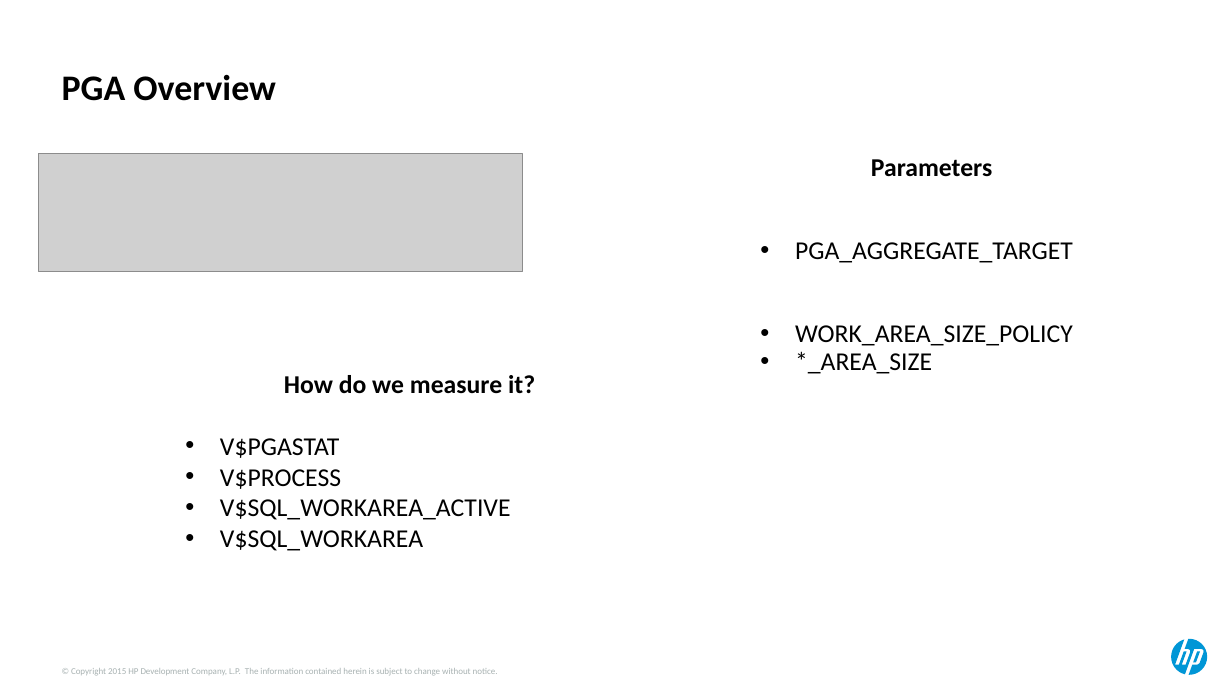
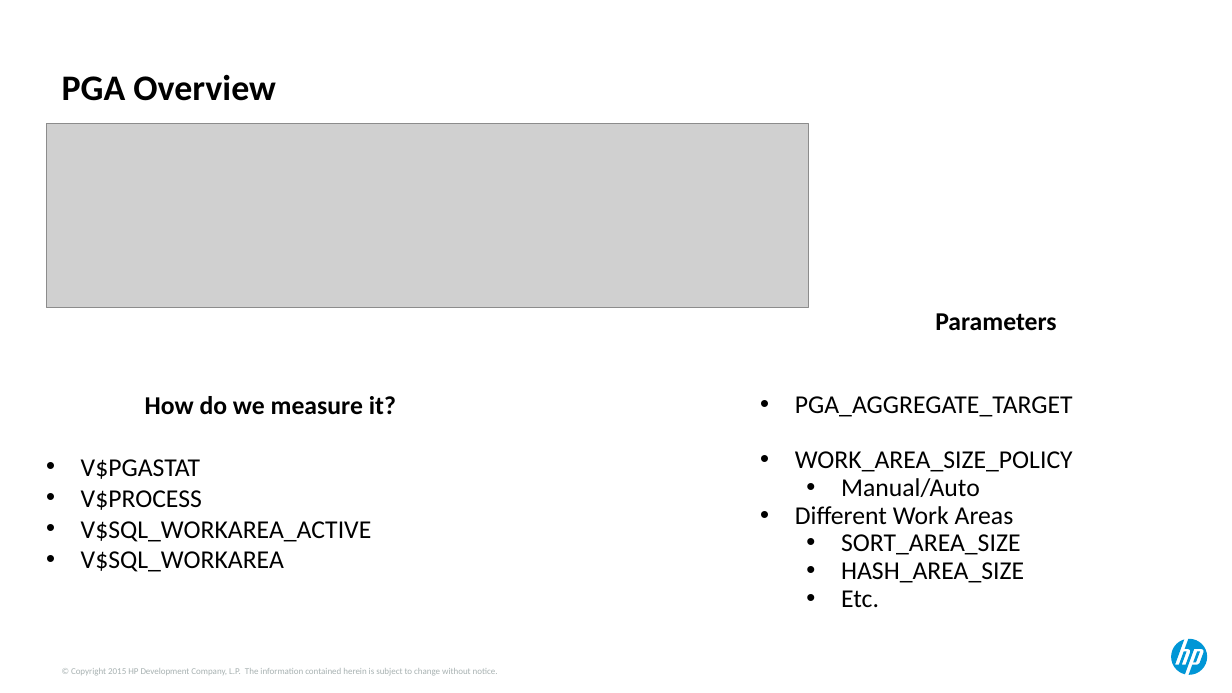
Before and after one commit to ndesilets/Group-13-HP-Big-Data-Analytics, a slide deck: slide 6 of Power Point Files/hotsos_2017 (combined).pptx (slide 9 before the commit). Drawn at 1232x693 pixels with LibreOffice and Linux fonts; fonts in the diff are those of the drawing; grey boxes stand for pictures. Boxes give left, top, right and bottom in pixels: in the first picture for what was removed or moved away, otherwise in the second. Text is boxed around its words. In the diff, an @@ line names an element or a change of style, - is before the commit and + after.

```diff
--- a/Power Point Files/hotsos_2017 (combined).pptx
+++ b/Power Point Files/hotsos_2017 (combined).pptx
@@ picture: place and size @@
-picture at [38, 154, 522, 272]
+picture at [46, 123, 809, 308]
@@ text "Parameters": place and size @@
-text "Parameters" at [795, 159, 1073, 374]
+text "Parameters" at [795, 313, 1073, 607]
@@ text "How do we measure it?": place and size @@
-text "How do we measure it?" at [220, 375, 535, 551]
+text "How do we measure it?" at [81, 396, 396, 572]
@@ text at [795, 478, 1024, 607]: text changed @@
-• *_AREA_SIZE
+  • Manual/Auto
+• Different Work Areas
+  • SORT_AREA_SIZE
+  • HASH_AREA_SIZE
+  • Etc.
```
Also in this commit, not shown: 14 other slides changed, 1 slide added, 1 slide removed.
